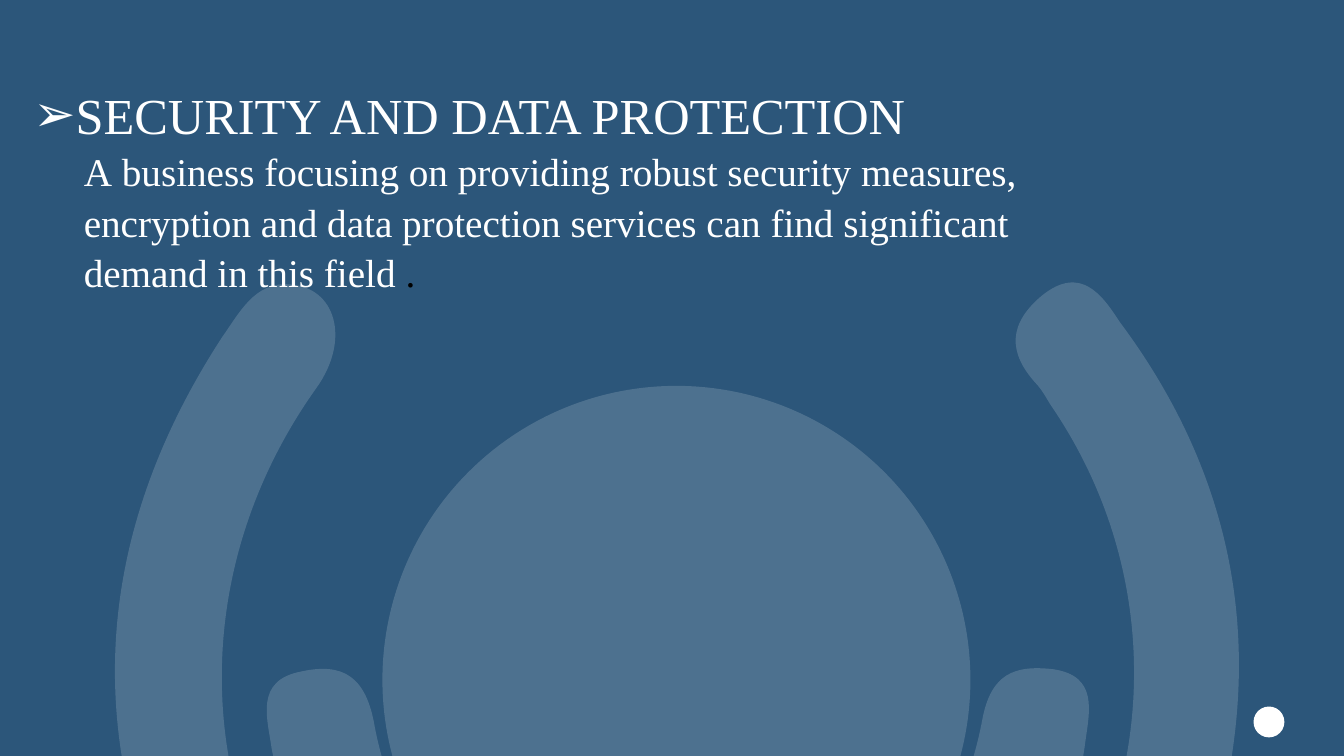
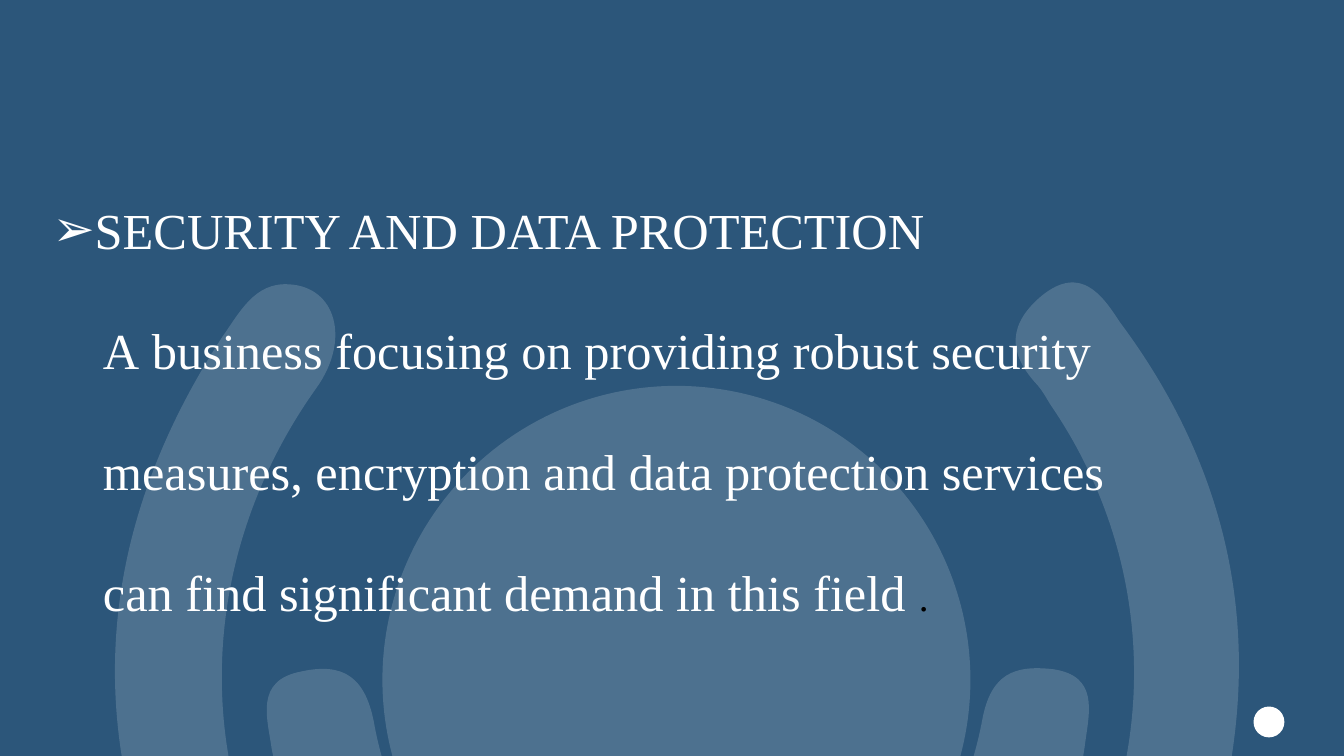
Before and after one commit to Njangi-Association/Njangi-App, a slide deck: slide 26 of Presentation title.pptx (slide 20 before the commit). Drawn at 1344x756 pixels with LibreOffice and Linux fonts; fonts in the diff are those of the drawing; background and template pictures are left out. Boxes give left, top, right and bottom in pixels: in the first picture for what was removed or moved away, otherwise in the second. Text is boxed around its words. In the diff, an @@ line names an element or a change of style, - is before the commit and + after.

```diff
--- a/Presentation title.pptx
+++ b/Presentation title.pptx
@@ text "SECURITY AND DATA PROTECTION": place and size @@
-text "SECURITY AND DATA PROTECTION" at box(76, 100, 1016, 288)
+text "SECURITY AND DATA PROTECTION" at box(95, 215, 1104, 622)
@@ text at box(103, 333, 1104, 622): size 28 to 36 pt in "A business focusing on providing robust security ..."; line spacing 1.07 to 2 @@
```
Also in this commit, not shown: 15 other slides changed, 6 slides added, 2 slides removed.
